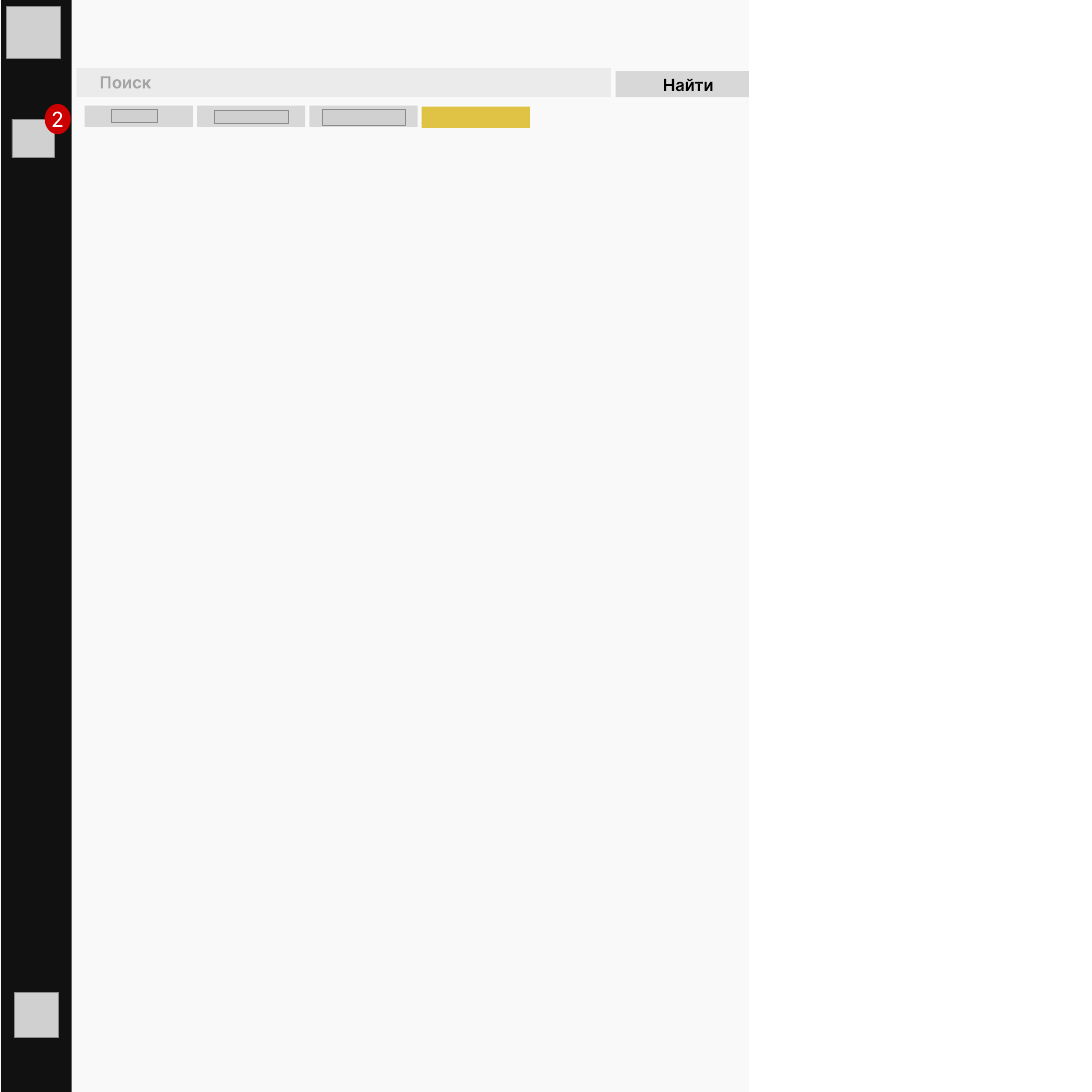
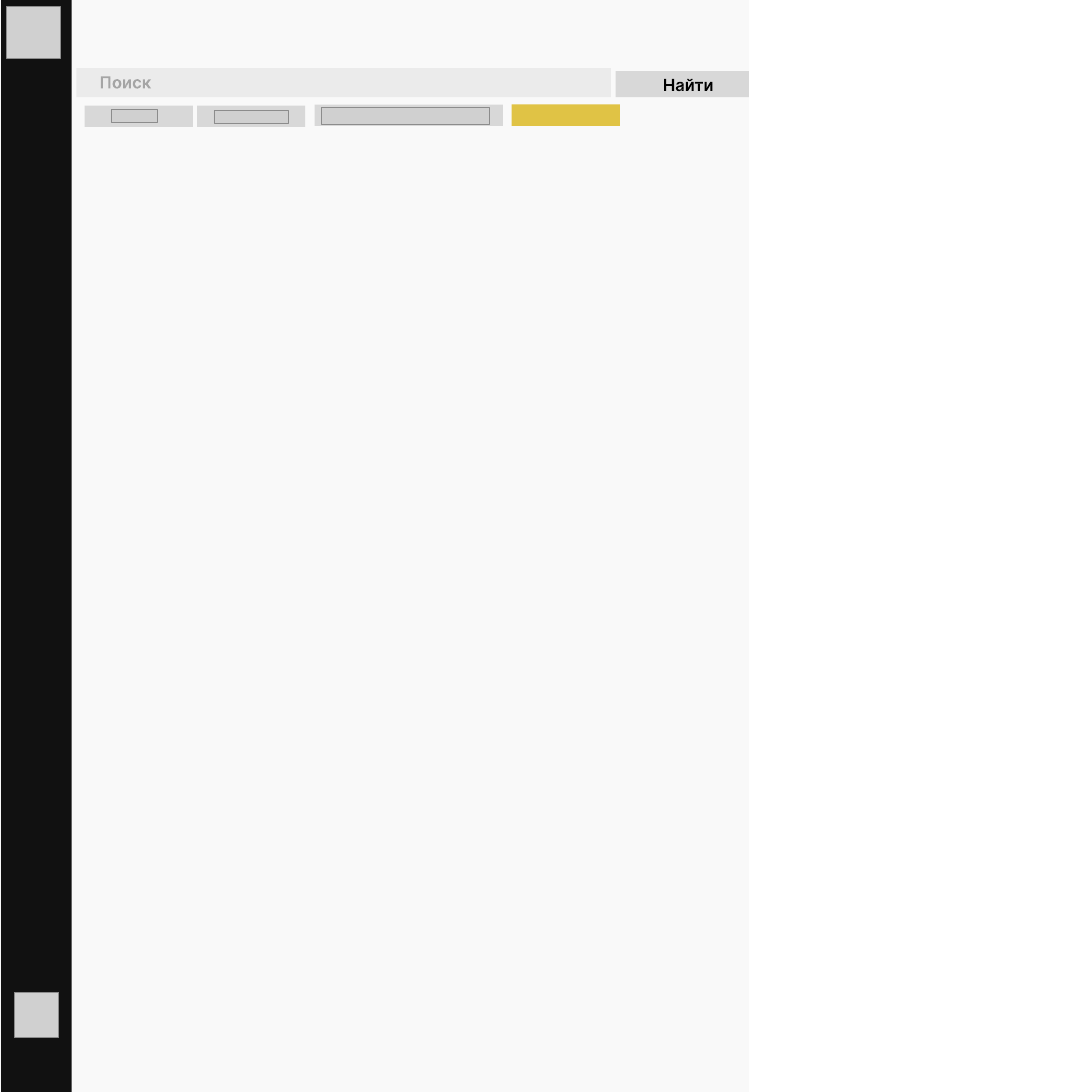
Before and after one commit to mmonastyrskiy/5_sem, a slide deck: slide 5 of Стандартизация/Design/all.pptx (slide 6 before the commit). Drawn at 1092x1092 pixels with LibreOffice and Linux fonts; fonts in the diff are those of the drawing; grey boxes stand for pictures; background and template pictures are left out. Boxes give left, top, right and bottom in pixels: in the first picture for what was removed or moved away, otherwise in the second. Text is boxed around its words. In the diff, an @@ line names an element or a change of style, - is before the commit and + after.

```diff
--- a/Стандартизация/Design/all.pptx
+++ b/Стандартизация/Design/all.pptx
@@ freeform shape: place and size @@
-freeform shape at <box>197,106,418,127</box>
+freeform shape at <box>197,104,503,127</box>
@@ picture added at <box>321,107,490,124</box> @@
@@ group removed at <box>12,104,405,157</box>: 2 pictures, 2 freeform shapes @@
@@ freeform shape: place and size @@
-freeform shape at <box>422,107,530,128</box>
+freeform shape at <box>511,104,620,126</box>
```
Also in this commit, not shown: 7 other slides changed, 2 slides added, 26 other files.
